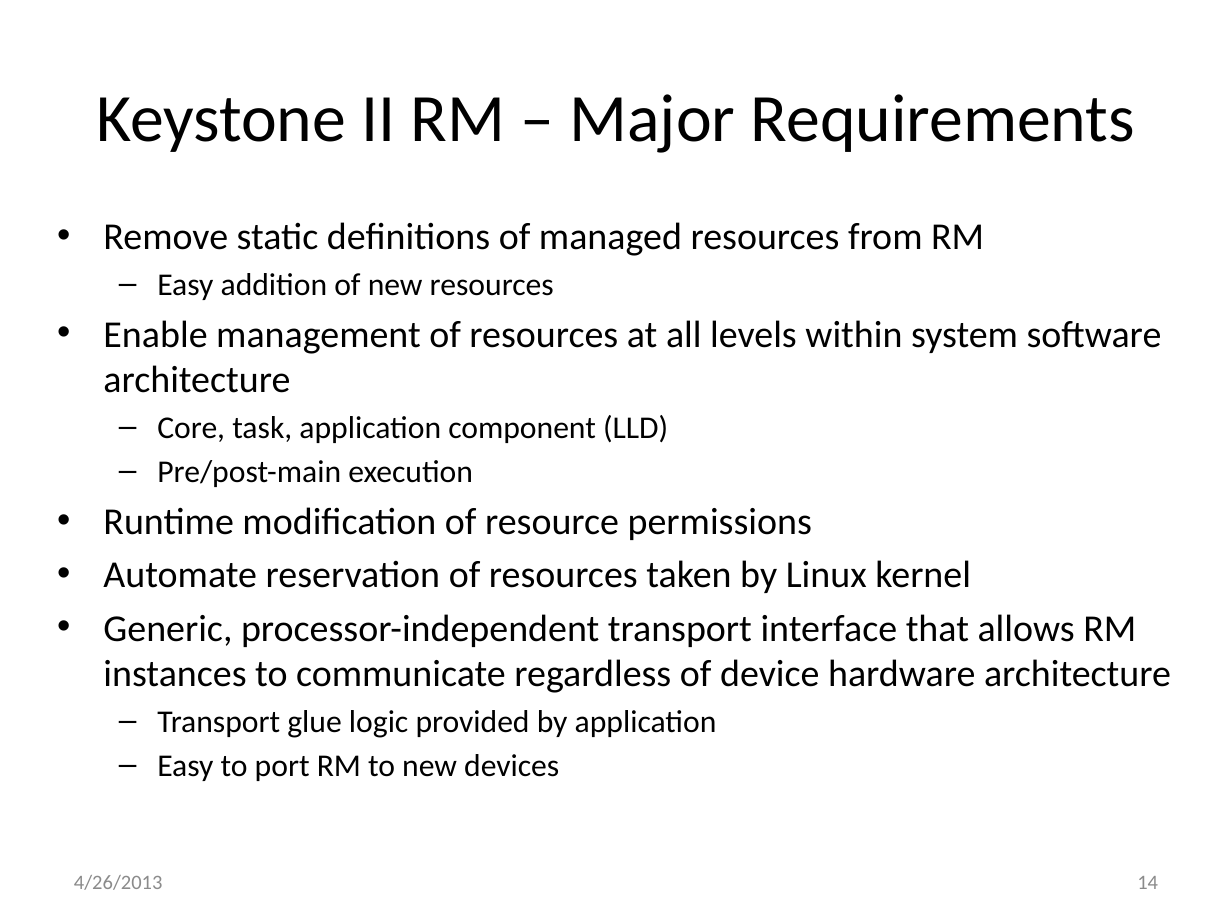
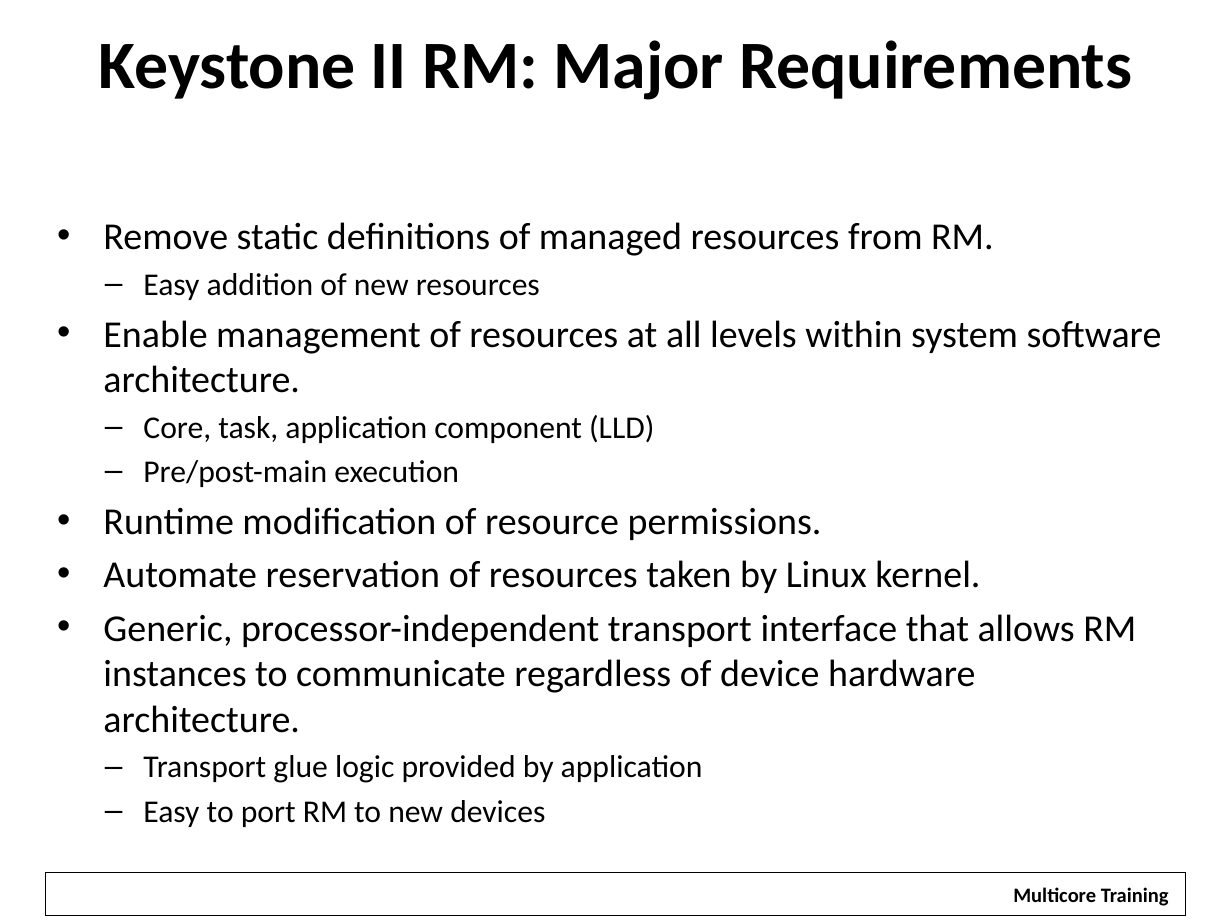
Before and after one commit to hari1989/keystone-workshop, a slide deck: slide 14 of preliminary/Working/presentations/KeyStone Peripherals Usage.pptx. Drawn at 1232x924 pixels with LibreOffice and Linux fonts; fonts in the diff are those of the drawing; background and template pictures are left out. Boxes give left, top, right and bottom in pixels: in the first picture for what was removed or moved away, otherwise in the second. Text is boxed around its words. In the diff, an @@ line names an element or a change of style, - is before the commit and + after.

```diff
--- a/preliminary/Working/presentations/KeyStone Peripherals Usage.pptx
+++ b/preliminary/Working/presentations/KeyStone Peripherals Usage.pptx
@@ title at <box>99,40,1132,100</box>: text changed; bold on @@
-Keystone II RM – Major Requirements
+Keystone II RM: Major Requirements
@@ text at <box>103,222,994,256</box>: text changed @@
-• Remove static definitions of managed resources from RM
+• Remove static definitions of managed resources from RM.
@@ text at <box>143,273,703,827</box>: indent changed @@
@@ text at <box>103,320,1162,393</box>: text changed @@
-• Enable management of resources at all levels within system software architecture
+• Enable management of resources at all levels within system software architecture.
@@ text at <box>103,507,1136,733</box>: text changed @@
-• Runtime modification of resource permissions
-• Automate reservation of resources taken by Linux kernel
-• Generic, processor-independent transport interface that allows RM instances to communicate regardless of device hardware architecture
+• Runtime modification of resource permissions.
+• Automate reservation of resources taken by Linux kernel.
+• Generic, processor-independent transport interface that allows RM instances to communicate regardless of device hardware architecture.
@@ rectangle added at <box>46,872,1186,915</box>, outline #000000 0.75 pt @@
@@ text removed at <box>74,875,163,890</box> @@
-4/26/2013
@@ rectangle added at <box>999,876,1181,913</box>, fill #FFFFFF, 12 pt, text #000000, bold @@
+Multicore Training
@@ page number removed at <box>1137,876,1158,889</box> @@
-14
```
Also in this commit, not shown: 83 other slides changed, 8 slides added, 5 slides removed.
